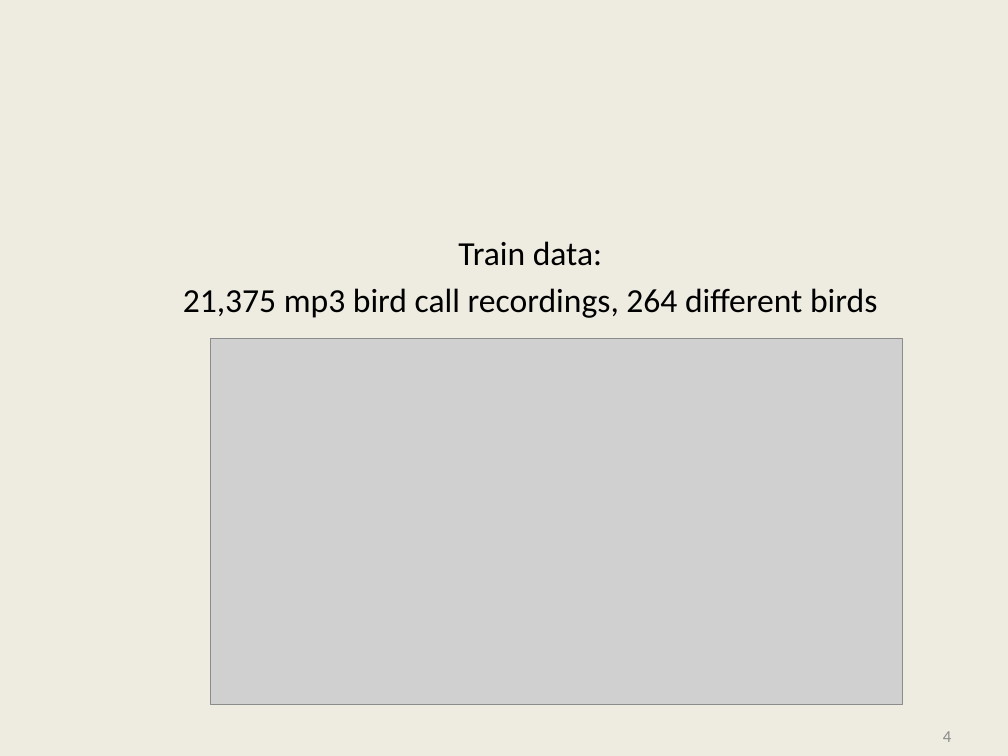
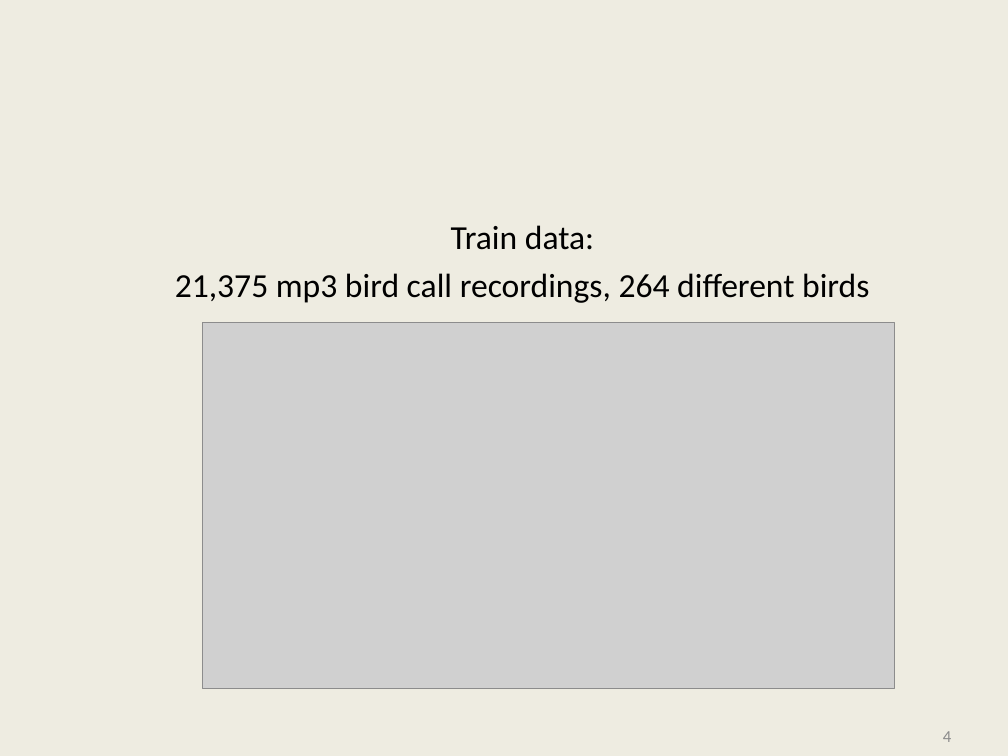
Before and after one commit to kriventsov/kaggle-2020-Cornell-Birdcall-Identification-presentation, a slide deck: slide 4 of Cornell Birdcall.pptx. Drawn at 1008x756 pixels with LibreOffice and Linux fonts; fonts in the diff are those of the drawing; grey boxes stand for pictures; background and template pictures are left out. Boxes give left, top, right and bottom in pixels: in the first picture for what was removed or moved away, otherwise in the second. Text is boxed around its words. In the diff, an @@ line names an element or a change of style, - is before the commit and + after.

```diff
--- a/Cornell Birdcall.pptx
+++ b/Cornell Birdcall.pptx
@@ text "Train data:": place and size @@
-text "Train data:" at [183,241,877,318]
+text "Train data:" at [175,225,869,303]
@@ picture: place and size @@
-picture at [211,339,902,706]
+picture at [203,323,894,689]
```
Also in this commit, not shown: 13 other slides changed, 4 slides added, 1 slide removed.
